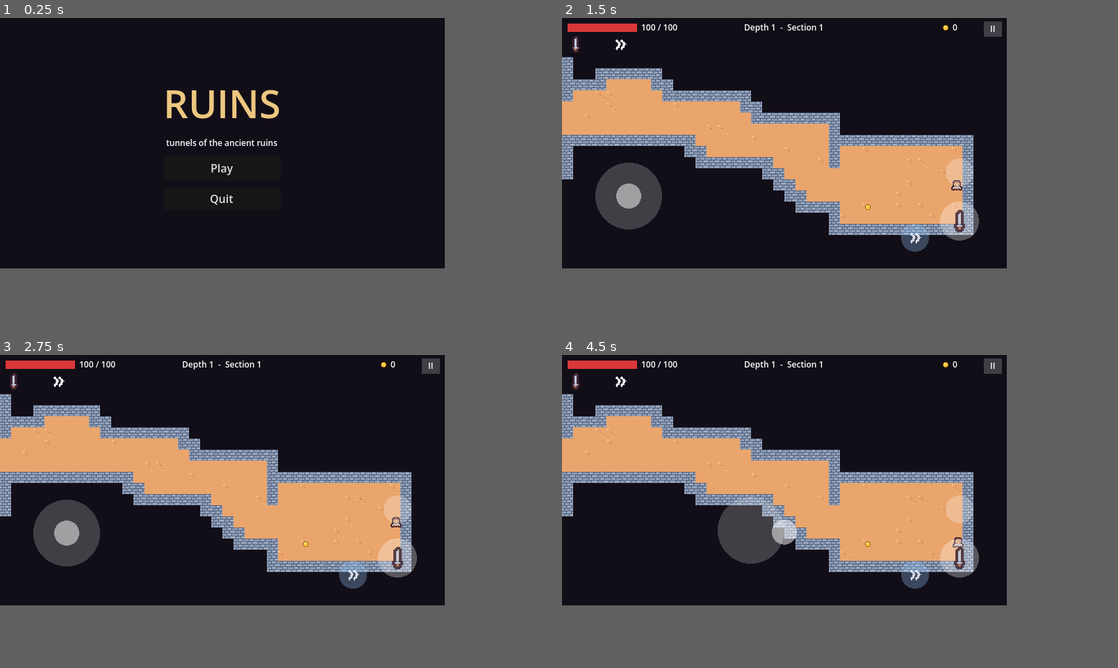
Above: before the commit, frames 1-4 (two rows, left to right).
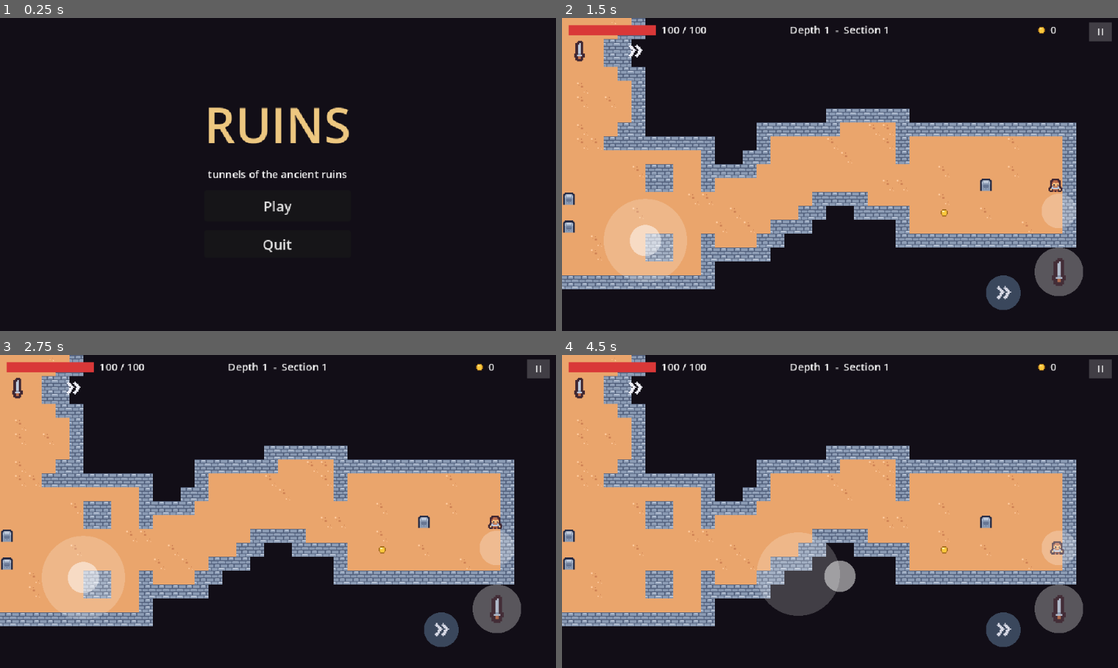
Above: after the commit, the same moments.

Repository: arturan2101/diplome_game
Game: Godot game, scene res://ui/main_menu.tscn
The game is run twice, just before and just after one commit, with the same random seed, the same clock (stepped at 60 frames per second) and the same inputs.
Inputs (mouse positions are in pixels of both pictures, inside the frame that each line leads up to):
- Up to frame 1 (0.25 s): no input
- Up to frame 2 (1.5 s): click "Play" at 0.5 s; click "Start run" at 1.25 s
- Up to frame 3 (2.75 s): tap Enter (ui_accept) at 2, 2.27 s; move the mouse to (322, 467) at 2.02 s; hold D (move_right) from 2.03 s (still down); tap 0 at 2.1 s; click (322, 467) at 2.17 s
- Up to frame 4 (4.5 s): release D (move_right) at 2.75 s; tap Enter (ui_accept) at 2.75, 4.25 s; drag from (695, 492) to (867, 542) at 2.77 s; move the mouse to (828, 423) at 3.52 s; hold D (move_right) 3.53-4.25 s; hold E (interact) 3.53-4.25 s; click (828, 423) at 3.67 s; tap 0 at 3.8 s; drag from (762, 530) to (956, 542) at 4.27 s
In our replay, the window is 640x360 before the commit and 800x450 after it. These sizes can differ from the game's own. Grey fills any space a smaller window leaves; there, only what the larger window draws over its background counts as a difference.

The runs differ from the first frame. In frame 1, 2.9% of the frame differs, in the area x 29-63%, y 22-75%; in frame 2, 43%; in frame 3, 43%; in frame 4, 44%, in the area x 0-99%, y 0-94%.

Commit message:
Limit ordinary sections to about 80x60 tiles, debug camera zoom, 1280x720 window
- SectionBuilder keeps an ordinary layout within 3x3 cells (arena 4x3), node gap 4,
  path walks are kept only if the planned branches still fit
- tools/debug/debug_camera_zoom.gd: +/- and mouse wheel zoom 0.5-2, 0 resets;
  added only in debug builds and left out of the export
- Window override 1280x720 for running on a PC

Co-Authored-By: Claude Opus 5.5 <noreply@anthropic.com>

Diff:
--- a/generation/section_builder.gd
+++ b/generation/section_builder.gd
@@ -23,7 +23,11 @@
 const MARGIN: int = 3
 ## A layout cell is the largest room plus this many tiles; rooms sit somewhere inside
 ## their cell, so tunnels between neighbours differ in length.
-const NODE_GAP: int = 8
+const NODE_GAP: int = 4
+## The layout of an ordinary section fits in this many cells (columns, rows): with the
+## largest room at 23x15 tiles that is at most about 80x60 tiles. An arena may be larger.
+const SECTION_SPAN: Vector2i = Vector2i(3, 3)
+const ARENA_SPAN: Vector2i = Vector2i(4, 3)
 ## A room keeps at least this distance from the border of its layout cell.
 const CELL_EDGE: int = 2
 const MAX_ATTEMPTS: int = 20
@@ -79,8 +83,9 @@
 
 func _build_once(plan: SectionPlan, rng: RandomNumberGenerator) -> SectionLayout:
 	_links.clear()
-	var path: Array[PlacedRoom] = _lay_out_path(plan, rng)
-	var branches: Array[PlacedRoom] = _lay_out_branches(path, plan, rng)
+	var span: Vector2i = ARENA_SPAN if plan.is_arena else SECTION_SPAN
+	var path: Array[PlacedRoom] = _lay_out_path(plan, span, rng)
+	var branches: Array[PlacedRoom] = _lay_out_branches(path, plan, span, rng)
 	var rooms: Array[PlacedRoom] = path + branches
 	_choose_templates(path, branches, plan, rng)
 	var size: Vector2i = _move_into_grid(rooms)
@@ -123,24 +128,29 @@
 
 # --- layout --------------------------------------------------------------
 
-## The main path: a walk over the coarse grid that never steps on its own cells.
-func _lay_out_path(plan: SectionPlan, rng: RandomNumberGenerator) -> Array[PlacedRoom]:
-	var count: int = clampi(plan.room_count, 2, 8)
+## The main path: a walk over the coarse grid that never steps on its own cells and
+## stays inside span. A walk is kept only if it leaves room for the planned branches.
+func _lay_out_path(plan: SectionPlan, span: Vector2i, rng: RandomNumberGenerator) -> Array[PlacedRoom]:
+	var count: int = clampi(plan.room_count, 2, span.x * span.y)
 	var nodes: Array[Vector2i] = []
+	var found: bool = false
 	for _try in PATH_TRIES:
 		nodes = [Vector2i.ZERO]
 		while nodes.size() < count:
-			var free: Array[Vector2i] = _free_neighbours(nodes[nodes.size() - 1], nodes)
+			var free: Array[Vector2i] = _free_neighbours(nodes[nodes.size() - 1], nodes, span)
 			if free.is_empty():
 				break
 			nodes.append(free[rng.randi_range(0, free.size() - 1)])
-		if nodes.size() == count:
+		if nodes.size() == count and _branch_capacity(nodes, span) >= plan.side_branches:
+			found = true
 			break
-	# A walk can corner itself; a straight line always fits.
-	if nodes.size() < count:
+	# A walk can corner itself; a snake through the box always fits.
+	if not found:
 		nodes.clear()
 		for i in count:
-			nodes.append(Vector2i(i, 0))
+			var row: int = i / span.x
+			var column: int = i % span.x if row % 2 == 0 else span.x - 1 - i % span.x
+			nodes.append(Vector2i(column, row))
 	var path: Array[PlacedRoom] = []
 	for i in count:
 		var room: PlacedRoom = PlacedRoom.new()
@@ -151,9 +161,19 @@
 	return path
 
 
+## Free layout cells next to the path rooms that may carry a branch (not the first one).
+func _branch_capacity(nodes: Array[Vector2i], span: Vector2i) -> int:
+	var free: Dictionary = {}
+	for i in range(1, nodes.size()):
+		for cell: Vector2i in _free_neighbours(nodes[i], nodes, span):
+			free[cell] = true
+	return free.size()
+
+
 ## Treasure rooms: each hangs off a room of the path (not the first one) that still
 ## has a free cell next to it.
-func _lay_out_branches(path: Array[PlacedRoom], plan: SectionPlan, rng: RandomNumberGenerator) -> Array[PlacedRoom]:
+func _lay_out_branches(path: Array[PlacedRoom], plan: SectionPlan, span: Vector2i,
+		rng: RandomNumberGenerator) -> Array[PlacedRoom]:
 	var branches: Array[PlacedRoom] = []
 	if _library.filter_by_tag(RoomTemplate.TREASURE_TAG).is_empty():
 		return branches
@@ -163,12 +183,12 @@
 	for _i in plan.side_branches:
 		var hosts: Array[PlacedRoom] = []
 		for i in range(1, path.size()):
-			if not _free_neighbours(path[i].node, occupied).is_empty():
+			if not _free_neighbours(path[i].node, occupied, span).is_empty():
 				hosts.append(path[i])
 		if hosts.is_empty():
 			break
 		var host: PlacedRoom = hosts[rng.randi_range(0, hosts.size() - 1)]
-		var free: Array[Vector2i] = _free_neighbours(host.node, occupied)
+		var free: Array[Vector2i] = _free_neighbours(host.node, occupied, span)
 		var branch: PlacedRoom = PlacedRoom.new()
 		branch.node = free[rng.randi_range(0, free.size() - 1)]
 		branch.is_branch = true
@@ -178,12 +198,23 @@
 	return branches
 
 
-func _free_neighbours(node: Vector2i, occupied: Array[Vector2i]) -> Array[Vector2i]:
+## Neighbouring layout cells that are free and keep all cells inside span.
+func _free_neighbours(node: Vector2i, occupied: Array[Vector2i], span: Vector2i) -> Array[Vector2i]:
+	var low: Vector2i = occupied[0]
+	var high: Vector2i = occupied[0]
+	for cell: Vector2i in occupied:
+		low = low.min(cell)
+		high = high.max(cell)
 	var free: Array[Vector2i] = []
 	for side: RoomTemplate.DoorSide in SIDES:
 		var next: Vector2i = node + _door_direction(side)
-		if not next in occupied:
-			free.append(next)
+		if next in occupied:
+			continue
+		# Cells spanned (inclusive) if this one is added.
+		var cells_spanned: Vector2i = high.max(next) - low.min(next) + Vector2i.ONE
+		if cells_spanned.x > span.x or cells_spanned.y > span.y:
+			continue
+		free.append(next)
 	return free
 
 
--- a/main/game.gd
+++ b/main/game.gd
@@ -26,6 +26,8 @@
 const RECENT_SECTIONS: int = 3
 ## The arena seals when the player is this many tiles inside its last room.
 const ARENA_TRIGGER_DEPTH: int = 2
+## Debug-only zoom; the export preset leaves tools/debug out, so it is loaded by path.
+const DEBUG_ZOOM_SCRIPT: String = "res://tools/debug/debug_camera_zoom.gd"
 ## Launch argument that lets the bot play instead of a person.
 const BOT_ARG: String = "--bot"
 
@@ -64,6 +66,10 @@
 	if chest_weapons == null:
 		chest_weapons = DEFAULT_CHEST_WEAPONS
 	_director = GameManager.make_director()
+	if OS.is_debug_build() and ResourceLoader.exists(DEBUG_ZOOM_SCRIPT):
+		var zoom: Node = (load(DEBUG_ZOOM_SCRIPT) as GDScript).new()
+		zoom.name = "DebugCameraZoom"
+		add_child(zoom)
 	player.add_weapon(GameManager.starting_weapon)
 	player.set_skill(GameManager.starting_skill)
 	hud.bind_player(player)
--- a/project.godot
+++ b/project.godot
@@ -26,6 +26,8 @@
 
 window/size/viewport_width=640
 window/size/viewport_height=360
+window/size/window_width_override=1280
+window/size/window_height_override=720
 window/stretch/mode="canvas_items"
 window/handheld/orientation=4
 
--- /dev/null
+++ b/tests/test_debug_zoom.gd
@@ -0,0 +1,50 @@
+extends TestCase
+## Headless test for the debug camera zoom: keys and wheel change the zoom within
+## 0.5-2, 0 resets, and the export preset leaves the debug tools out.
+
+const GAME_SCENE: String = "res://main/main.tscn"
+const EXPORT_PRESETS: String = "res://export_presets.cfg"
+
+
+func run() -> void:
+	GameManager.start_run(7)
+	var game: Game = (load(GAME_SCENE) as PackedScene).instantiate() as Game
+	game.death_screen_enabled = false
+	add_child(game)
+	await physics_frames(3)
+	var zoom: Node = game.get_node_or_null("DebugCameraZoom")
+	var camera: Camera2D = game.player.camera
+	check(OS.is_debug_build() and zoom != null, "a debug build gets the debug camera zoom")
+	if zoom == null:
+		game.queue_free()
+		return
+	zoom._unhandled_input(_key(KEY_EQUAL))
+	check(is_equal_approx(camera.zoom.x, 1.25), "+ zooms in")
+	for _i in 10:
+		zoom._unhandled_input(_key(KEY_MINUS))
+	check(is_equal_approx(camera.zoom.x, 0.5), "- zooms out, not below 0.5")
+	for _i in 10:
+		zoom._unhandled_input(_wheel(MOUSE_BUTTON_WHEEL_UP))
+	check(is_equal_approx(camera.zoom.x, 2.0), "the mouse wheel zooms in, not above 2")
+	zoom._unhandled_input(_key(KEY_0))
+	check(is_equal_approx(camera.zoom.x, 1.0), "0 resets the zoom")
+	var presets: ConfigFile = ConfigFile.new()
+	presets.load(EXPORT_PRESETS)
+	check(String(presets.get_value("preset.0", "exclude_filter", "")).contains("tools/debug/*"),
+			"the export preset leaves tools/debug out")
+	game.queue_free()
+	await physics_frames(3)
+
+
+func _key(keycode: Key) -> InputEventKey:
+	var event: InputEventKey = InputEventKey.new()
+	event.keycode = keycode
+	event.pressed = true
+	return event
+
+
+func _wheel(button: MouseButton) -> InputEventMouseButton:
+	var event: InputEventMouseButton = InputEventMouseButton.new()
+	event.button_index = button
+	event.pressed = true
+	return event
--- a/tests/test_generation.gd
+++ b/tests/test_generation.gd
@@ -5,11 +5,12 @@
 
 const SEED_COUNT: int = 100
 const RUN_SEED: int = 777
-## Sections must stay small enough for a phone.
-const MAX_WIDTH: int = 220
-## Sections now grow in any direction; rock that touches nothing walkable is not drawn,
-## so only the floor area costs anything on a phone.
-const MAX_HEIGHT: int = 160
+## Ordinary sections must stay small enough to clear in 1-2 minutes (about 80x60 tiles
+## plus the margin); arenas may be larger.
+const MAX_WIDTH: int = 90
+const MAX_HEIGHT: int = 66
+const MAX_ARENA_WIDTH: int = 116
+const MAX_ARENA_HEIGHT: int = 66
 
 
 func run() -> void:
@@ -43,7 +44,8 @@
 		for entry: Dictionary in layout.enemies:
 			if int(entry["room"]) == 0:
 				enemies_at_start += 1
-		if layout.grid.width > MAX_WIDTH or layout.grid.height > MAX_HEIGHT:
+		var limit: Vector2i = Vector2i(MAX_ARENA_WIDTH, MAX_ARENA_HEIGHT) if plan.is_arena else Vector2i(MAX_WIDTH, MAX_HEIGHT)
+		if layout.grid.width > limit.x or layout.grid.height > limit.y:
 			too_big += 1
 		if layout.room_rects.size() != plan.room_count + plan.side_branches:
 			missing_branch += 1
@@ -57,7 +59,7 @@
 	check(impassable == 0, "all %d sections are passable from the entrance to the gate (%d are not)" % [SEED_COUNT, impassable])
 	check(wrong_content == 0, "every section has the enemies, health packs, coins and chest of its plan (%d do not)" % wrong_content)
 	check(enemies_at_start == 0, "no enemy stands in the first room (%d do)" % enemies_at_start)
-	check(too_big == 0, "sections stay within %dx%d tiles (largest: %s)" % [MAX_WIDTH, MAX_HEIGHT, max_size])
+	check(too_big == 0, "ordinary sections stay within %dx%d tiles, arenas within %dx%d (largest: %s)" % [MAX_WIDTH, MAX_HEIGHT, MAX_ARENA_WIDTH, MAX_ARENA_HEIGHT, max_size])
 	check(missing_branch == 0, "every planned side branch is built (%d sections miss one)" % missing_branch)
 	check(directions.size() == 4, "sections run in all four directions (%s)" % [directions.keys()])
 	check(empty_rooms == 0, "every room but the first has enemies, an item or hazards (%d empty)" % empty_rooms)
--- /dev/null
+++ b/tools/debug/debug_camera_zoom.gd
@@ -0,0 +1,45 @@
+extends Node
+## Debug-only camera zoom for looking at a whole section while playing on a PC.
+## + / - (main keyboard or keypad) and the mouse wheel zoom from 0.5 to 2, 0 resets.
+## The game adds this node only in debug builds, and the export preset leaves the
+## tools/debug folder out, so it never reaches a player.
+
+@export var min_zoom: float = 0.5
+@export var max_zoom: float = 2.0
+## Each key press or wheel notch multiplies the zoom by this.
+@export var zoom_step: float = 1.25
+
+const ZOOM_IN_KEYS: Array[Key] = [KEY_EQUAL, KEY_PLUS, KEY_KP_ADD]
+const ZOOM_OUT_KEYS: Array[Key] = [KEY_MINUS, KEY_KP_SUBTRACT]
+const RESET_KEYS: Array[Key] = [KEY_0, KEY_KP_0]
+
+
+func _unhandled_input(event: InputEvent) -> void:
+	var key: InputEventKey = event as InputEventKey
+	if key != null and key.pressed and not key.echo:
+		if key.keycode in ZOOM_IN_KEYS:
+			_zoom_by(zoom_step)
+		elif key.keycode in ZOOM_OUT_KEYS:
+			_zoom_by(1.0 / zoom_step)
+		elif key.keycode in RESET_KEYS:
+			_set_zoom(1.0)
+		return
+	var button: InputEventMouseButton = event as InputEventMouseButton
+	if button != null and button.pressed:
+		if button.button_index == MOUSE_BUTTON_WHEEL_UP:
+			_zoom_by(zoom_step)
+		elif button.button_index == MOUSE_BUTTON_WHEEL_DOWN:
+			_zoom_by(1.0 / zoom_step)
+
+
+func _zoom_by(factor: float) -> void:
+	var camera: Camera2D = get_viewport().get_camera_2d()
+	if camera != null:
+		_set_zoom(camera.zoom.x * factor)
+
+
+func _set_zoom(value: float) -> void:
+	var camera: Camera2D = get_viewport().get_camera_2d()
+	if camera != null:
+		var zoom: float = clampf(value, min_zoom, max_zoom)
+		camera.zoom = Vector2(zoom, zoom)
Not shown, changed: export_presets.cfg
Not shown, added: tests/test_debug_zoom.gd.uid
Not shown, added: tools/debug/debug_camera_zoom.gd.uid
